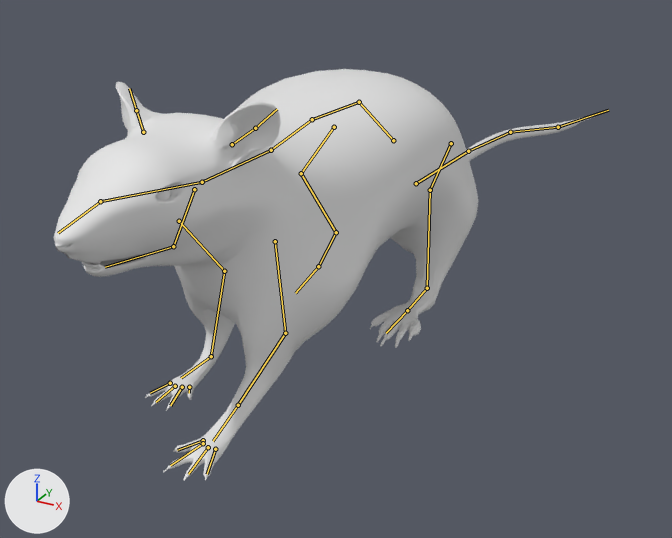
The Blender file rat/rat 2.0 (2).blend as it was, and as the next commit left it.
Before and after are seen from a 50 mm camera at (31.3, -54.3, 31.5) aimed at (-3.7, 9.3, -0.3). Arrows for +X, +Y and +Z are at lower left; the lights stay in place. Both versions are drawn at frame 25 of the action 'Walk2'; the numbers are the values there. The bones that bend it are drawn over the model as lines.

Objects in the first picture: 'RAT'.
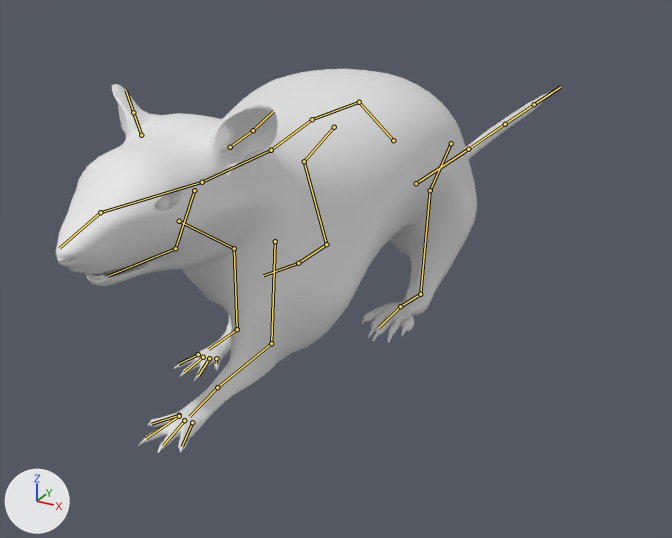
Edits to the scene script, one JSON object a line:
```json
{"block": "bone_tail_fk", "where": "bone_tail_fk = bpy.data.objects['Rat armature'].pose.bones['Tail.FK']  # child of 'Spine.FK.003'"}
{"op": "set", "path": "bone_tail_fk.rotation_quaternion", "old": "(1.0, 0.0, 0.0, 0.008)", "new": "(1.0, 0.0, 0.0, 0.0)", "note": "degrees (0, 0, 1) -> degrees (0, 0, 0)"}
{"block": "bone_tail_fk_001", "where": "bone_tail_fk_001 = bpy.data.objects['Rat armature'].pose.bones['Tail.FK.001']  # child of 'Tail.FK'"}
{"op": "set", "path": "bone_tail_fk_001.rotation_quaternion", "old": "(0.999, 0.036, -0.043, -0.018)", "new": "(1.0, 0.0, 0.0, 0.0)", "note": "degrees (4, -5, -2) -> degrees (0, 0, 0)"}
{"block": "bone_tail_fk_002", "where": "bone_tail_fk_002 = bpy.data.objects['Rat armature'].pose.bones['Tail.FK.002']  # child of 'Tail.FK.001'"}
{"op": "set", "path": "bone_tail_fk_002.rotation_quaternion", "old": "(0.988, -0.094, -0.013, 0.055)", "new": "(1.0, 0.0, 0.0, 0.0)", "note": "degrees (-11, -1, 6) -> degrees (0, 0, 0)"}
{"block": "bone_tail_fk_003", "where": "bone_tail_fk_003 = bpy.data.objects['Rat armature'].pose.bones['Tail.FK.003']  # child of 'Tail.FK.002'"}
{"op": "set", "path": "bone_tail_fk_003.rotation_quaternion", "old": "(0.99, 0.088, -0.018, -0.001)", "new": "(1.0, 0.0, 0.0, 0.0)", "note": "degrees (10, -2, 0) -> degrees (0, 0, 0)"}
{"block": "bone_leg_l_fr_fk", "where": "bone_leg_l_fr_fk = bpy.data.objects['Rat armature'].pose.bones['Leg.L.Fr.FK']  # child of 'Spine.FK'"}
{"op": "set", "path": "bone_leg_l_fr_fk.rotation_quaternion", "old": "(0.934, -0.034, -0.01, -0.214)", "new": "(0.942, -0.05, -0.004, -0.332)", "note": "degrees (-4, -2, -26) -> degrees (-5, -2, -39)"}
{"block": "bone_leg_l_fr_fk_002", "where": "bone_leg_l_fr_fk_002 = bpy.data.objects['Rat armature'].pose.bones['Leg.L.Fr.FK.002']  # child of 'Leg.L.Fr.FK'"}
{"op": "set", "path": "bone_leg_l_fr_fk_002.rotation_quaternion", "old": "(0.983, -0.003, -0.015, 0.007)", "new": "(0.995, -0.011, -0.003, 0.097)", "note": "degrees (0, -2, 1) -> degrees (-1, 0, 11)"}
{"block": "bone_leg_l_fr_fk_003", "where": "bone_leg_l_fr_fk_003 = bpy.data.objects['Rat armature'].pose.bones['Leg.L.Fr.FK.003']  # child of 'Leg.L.Fr.FK.002'"}
{"op": "set", "path": "bone_leg_l_fr_fk_003.rotation_quaternion", "old": "(1.152, 0.0, 0.027, -0.459)", "new": "(1.196, -0.022, 0.021, -0.611)", "note": "degrees (-1, 2, -44) -> degrees (-2, 1, -54)"}
{"block": "bone_finger_2_l_fr_fk_001", "where": "bone_finger_2_l_fr_fk_001 = bpy.data.objects['Rat armature'].pose.bones['Finger.2.L.Fr.FK.001']  # child of 'Leg.L.Fr.FK.003'"}
{"op": "set", "path": "bone_finger_2_l_fr_fk_001.rotation_quaternion", "old": "(0.977, 0.116, -0.018, 0.073)", "new": "(0.998, 0.052, -0.011, 0.03)", "note": "degrees (13, -3, 8) -> degrees (6, -1, 3)"}
{"block": "bone_finger_3_l_fr_fk_001", "where": "bone_finger_3_l_fr_fk_001 = bpy.data.objects['Rat armature'].pose.bones['Finger.3.L.Fr.FK.001']  # child of 'Leg.L.Fr.FK.003'"}
{"op": "set", "path": "bone_finger_3_l_fr_fk_001.rotation_quaternion", "old": "(0.977, -0.13, 0.027, 0.039)", "new": "(0.998, -0.057, 0.009, 0.02)", "note": "degrees (-15, 4, 4) -> degrees (-6, 1, 2)"}
{"block": "bone_finger_1_l_fr_fk_001", "where": "bone_finger_1_l_fr_fk_001 = bpy.data.objects['Rat armature'].pose.bones['Finger.1.L.Fr.FK.001']  # child of 'Leg.L.Fr.FK.003'"}
{"op": "set", "path": "bone_finger_1_l_fr_fk_001.rotation_quaternion", "old": "(0.977, 0.125, -0.047, 0.034)", "new": "(0.998, 0.054, -0.024, 0.012)", "note": "degrees (14, -6, 3) -> degrees (6, -3, 1)"}
{"block": "bone_head_fk", "where": "bone_head_fk = bpy.data.objects['Rat armature'].pose.bones['Head.FK']  # child of 'Spine.FK'"}
{"op": "set", "path": "bone_head_fk.rotation_quaternion", "old": "(1.0, 0.0, 0.0, 0.033)", "new": "(1.0, 0.0, 0.0, 0.0)", "note": "degrees (0, 0, 4) -> degrees (0, 0, 0)"}
{"block": "bone_leg_r_fr_fk", "where": "bone_leg_r_fr_fk = bpy.data.objects['Rat armature'].pose.bones['Leg.R.Fr.FK']  # child of 'Spine.FK'"}
{"op": "set", "path": "bone_leg_r_fr_fk.rotation_quaternion", "old": "(1.0, 0.0, 0.0, 0.048)", "new": "(1.0, 0.0, 0.0, 0.177)", "note": "degrees (0, 0, 6) -> degrees (0, 0, 20)"}
{"block": "bone_leg_r_fr_fk_002", "where": "bone_leg_r_fr_fk_002 = bpy.data.objects['Rat armature'].pose.bones['Leg.R.Fr.FK.002']  # child of 'Leg.R.Fr.FK'"}
{"op": "set", "path": "bone_leg_r_fr_fk_002.rotation_quaternion", "old": "(1.0, 0.0, 0.0, -0.092)", "new": "(1.0, 0.0, 0.0, -0.128)", "note": "degrees (0, 0, -11) -> degrees (0, 0, -15)"}
{"block": "bone_leg_r_fr_fk_003", "where": "bone_leg_r_fr_fk_003 = bpy.data.objects['Rat armature'].pose.bones['Leg.R.Fr.FK.003']  # child of 'Leg.R.Fr.FK.002'"}
{"op": "set", "path": "bone_leg_r_fr_fk_003.rotation_quaternion", "old": "(1.0, 0.0, 0.0, 0.109)", "new": "(1.0, 0.0, 0.0, 0.268)", "note": "degrees (0, 0, 12) -> degrees (0, 0, 30)"}
{"block": "bone_leg_l_bk_fk_002", "where": "bone_leg_l_bk_fk_002 = bpy.data.objects['Rat armature'].pose.bones['Leg.L.Bk.FK.002']  # child of 'Leg.L.Bk.FK'"}
{"op": "set", "path": "bone_leg_l_bk_fk_002.rotation_quaternion", "old": "(1.0, 0.0, 0.0, -0.22)", "new": "(1.0, 0.0, 0.0, -0.327)", "note": "degrees (0, 0, -25) -> degrees (0, 0, -36)"}
{"block": "bone_leg_l_bk_fk_003", "where": "bone_leg_l_bk_fk_003 = bpy.data.objects['Rat armature'].pose.bones['Leg.L.Bk.FK.003']  # child of 'Leg.L.Bk.FK.002'"}
{"op": "set", "path": "bone_leg_l_bk_fk_003.rotation_quaternion", "old": "(1.0, 0.0, 0.0, -0.189)", "new": "(1.0, 0.0, 0.0, -0.169)", "note": "degrees (0, 0, -21) -> degrees (0, 0, -19)"}
{"block": "bone_leg_l_bk_fk_004", "where": "bone_leg_l_bk_fk_004 = bpy.data.objects['Rat armature'].pose.bones['Leg.L.Bk.FK.004']  # child of 'Leg.L.Bk.FK.003'"}
{"op": "set", "path": "bone_leg_l_bk_fk_004.rotation_quaternion", "old": "(1.0, 0.0, 0.0, 0.026)", "new": "(1.0, 0.0, 0.0, -0.079)", "note": "degrees (0, 0, 3) -> degrees (0, 0, -9)"}
{"block": "bone_leg_r_bk_fk", "where": "bone_leg_r_bk_fk = bpy.data.objects['Rat armature'].pose.bones['Leg.R.Bk.FK']  # child of 'Spine.FK.003'"}
{"op": "set", "path": "bone_leg_r_bk_fk.rotation_quaternion", "old": "(1.0, 0.0, 0.0, 0.09)", "new": "(1.0, 0.0, 0.0, -0.075)", "note": "degrees (0, 0, 10) -> degrees (0, 0, -9)"}
{"block": "bone_leg_r_bk_fk_002", "where": "bone_leg_r_bk_fk_002 = bpy.data.objects['Rat armature'].pose.bones['Leg.R.Bk.FK.002']  # child of 'Leg.R.Bk.FK'"}
{"op": "set", "path": "bone_leg_r_bk_fk_002.rotation_quaternion", "old": "(1.0, 0.0, 0.0, 0.031)", "new": "(0.986, 0.015, -0.013, -0.004)", "note": "degrees (0, 0, 4) -> degrees (2, -1, 0)"}
{"block": "bone_leg_r_bk_fk_003", "where": "bone_leg_r_bk_fk_003 = bpy.data.objects['Rat armature'].pose.bones['Leg.R.Bk.FK.003']  # child of 'Leg.R.Bk.FK.002'"}
{"op": "set", "path": "bone_leg_r_bk_fk_003.rotation_quaternion", "old": "(0.991, -0.017, 0.026, -0.126)", "new": "(0.99, 0.128, 0.052, -0.037)", "note": "degrees (-2, 3, -15) -> degrees (15, 6, -3)"}
{"block": "bone_leg_r_bk_fk_004", "where": "bone_leg_r_bk_fk_004 = bpy.data.objects['Rat armature'].pose.bones['Leg.R.Bk.FK.004']  # child of 'Leg.R.Bk.FK.003'"}
{"op": "set", "path": "bone_leg_r_bk_fk_004.rotation_quaternion", "old": "(1.0, 0.0, 0.0, 0.157)", "new": "(0.832, 0.049, -0.067, 0.06)", "note": "degrees (0, 0, 18) -> degrees (6, -10, 8)"}
```

Boxes [x1, y1, x2, y2] around the edits, measured in the pictures (672 x 538 px):
```json
{"object": "RAT", "change": "posed", "before": [54, 69, 594, 481], "after": [56, 69, 552, 453], "on screen": "8% narrower, 7% shorter"}
{"bone": "Leg.R.Bk.FK", "before": "(334, 127) to (301, 173)", "after": "(334, 127) to (304, 161)"}
```
